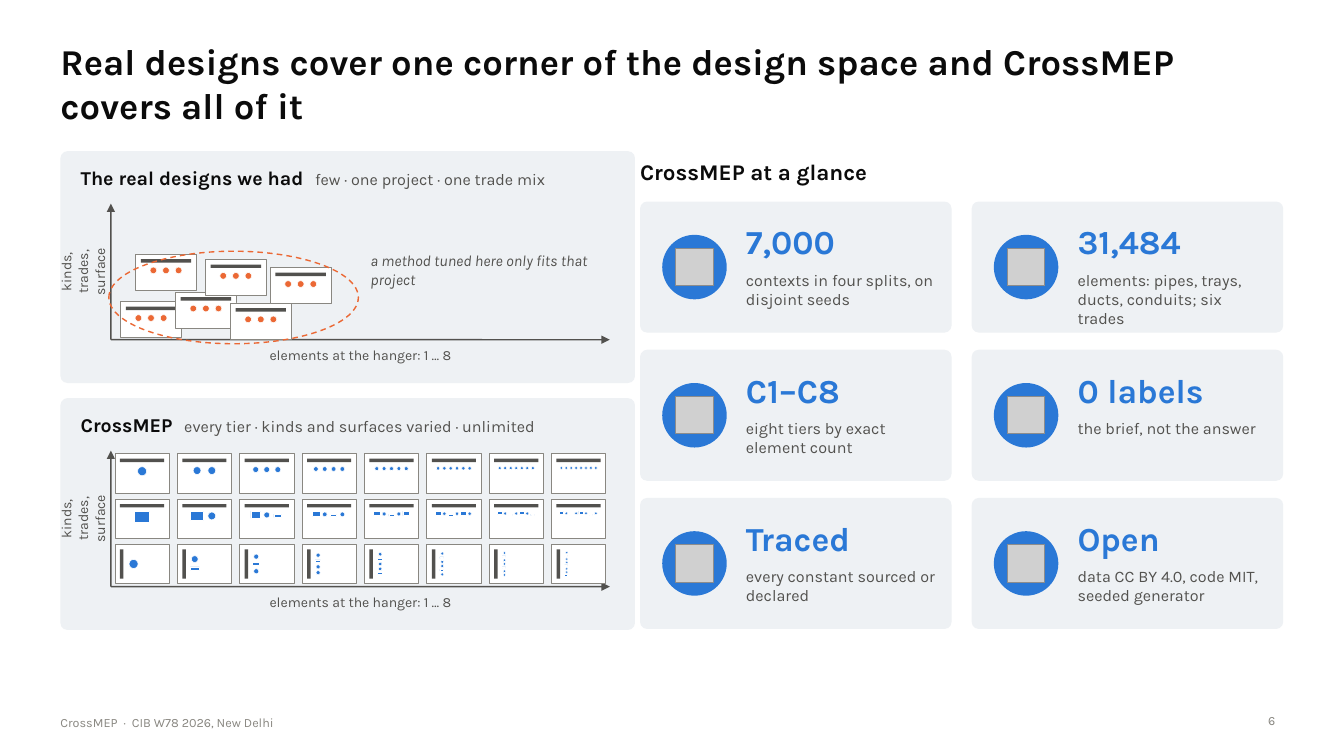
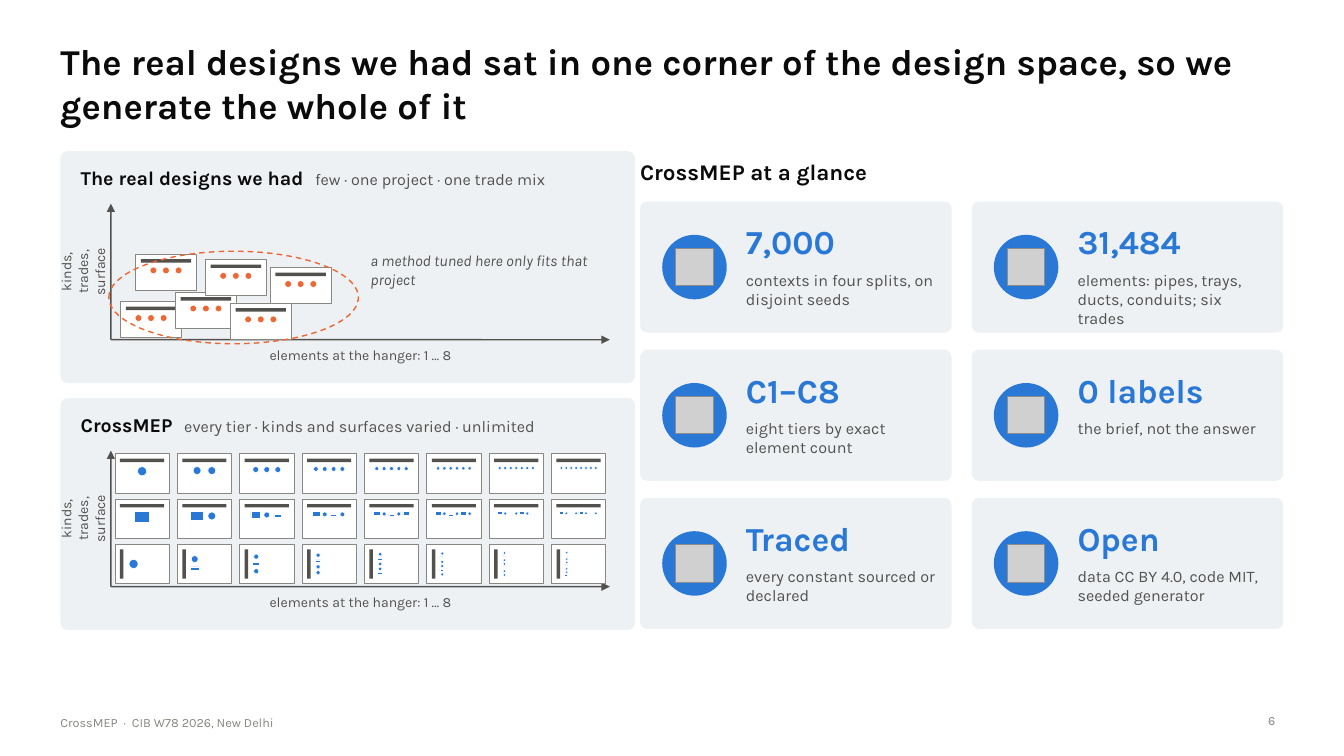
Before and after one commit to lavinia-ped/CrossMEP_Dataset, a slide deck: slide 6 of docs/CrossMEP_CIBW78_talk.pptx. Drawn at 1344x756 pixels with LibreOffice and Linux fonts; fonts in the diff are those of the drawing; grey boxes stand for pictures. Boxes give left, top, right and bottom in pixels: in the first picture for what was removed or moved away, otherwise in the second. Text is boxed around its words. In the diff, an @@ line names an element or a change of style, - is before the commit and + after.

Commit message:
Talk: fuller sentence titles on every slide

```diff
--- a/docs/CrossMEP_CIBW78_talk.pptx
+++ b/docs/CrossMEP_CIBW78_talk.pptx
@@ title at box(60, 49, 1232, 128): text changed @@
-Real designs cover one corner of the design space and CrossMEP covers all of it
+The real designs we had sat in one corner of the design space, so we generate the whole of it
```
Also in this commit, not shown: 14 other slides changed, 5 other files.
